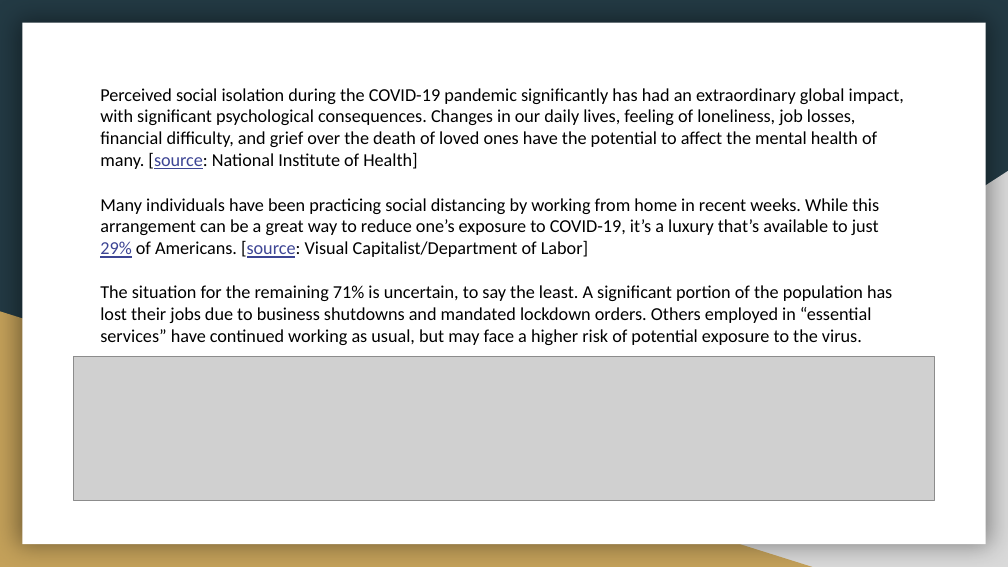
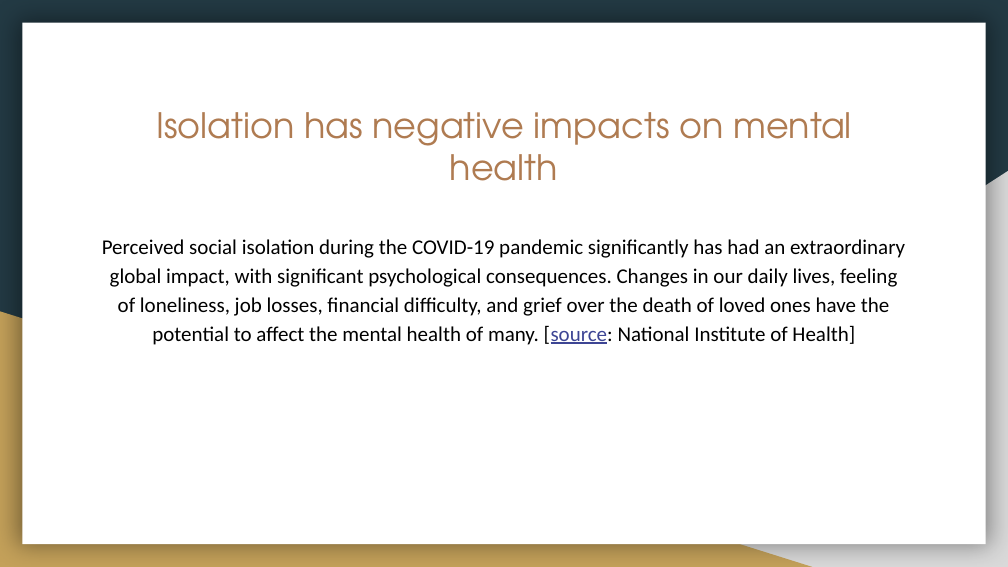
Before and after one commit to CristinaSahoo/Motivation-Through-Friendly-Competition, a slide deck: slide 4 of presentation/Motivation-Friendly-Competition.pptx (slide 7 before the commit). Drawn at 1008x567 pixels with LibreOffice and Linux fonts; fonts in the diff are those of the drawing; grey boxes stand for pictures. Boxes give left, top, right and bottom in pixels: in the first picture for what was removed or moved away, otherwise in the second. Text is boxed around its words. In the diff, an @@ line names an element or a change of style, - is before the commit and + after.

```diff
--- a/presentation/Motivation-Friendly-Competition.pptx
+++ b/presentation/Motivation-Friendly-Competition.pptx
@@ title added at [156,112,852,181], 25 pt, text #AF7B51 @@
+Isolation has negative impacts on mental health
@@ text removed at [100,198,892,345] @@
-Many individuals have been practicing social distancing by working from home in recent weeks. While this arrangement can be a great way to reduce one’s exposure to COVID-19, it’s a luxury that’s available to just 29% of Americans. [source: Visual Capitalist/Department of Labor]
-The situation for the remaining 71% is uncertain, to say the least. A significant portion of the population has lost their jobs due to business shutdowns and mandated lockdown orders. Others employed in “essential services” have continued working as usual, but may face a higher risk of potential exposure to the virus.
@@ text "Perceived social isolation during the ...": place and size @@
-text "Perceived social isolation during the ..." at [100,88,904,169]
+text "Perceived social isolation during the ..." at [102,239,905,345]
@@ text "Perceived social isolation during the ..." at [102,239,905,345]: size 13 to 15 pt, highlight #FFFFFF to none; alignment left to centre; line spacing 1 to 1.15 @@
@@ picture removed at [74,356,934,501] @@
```
Also in this commit, not shown: 4 other slides changed, 3 slides added, 3 other files.
